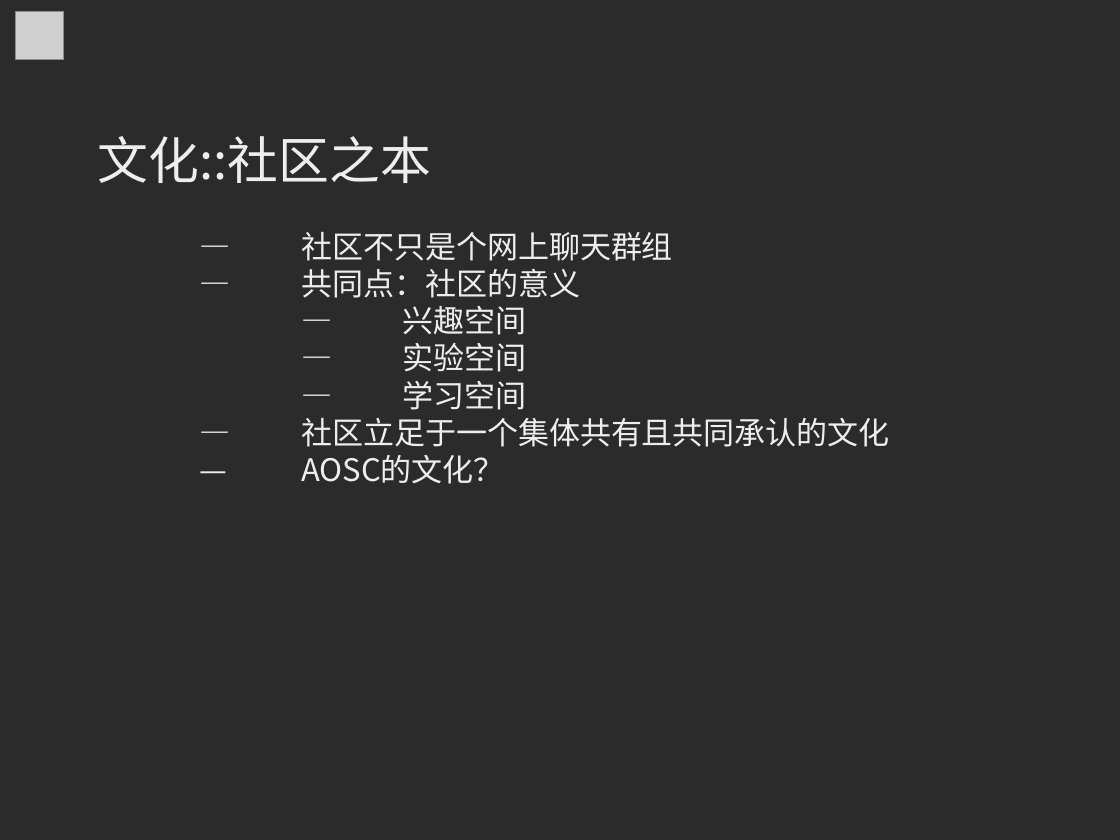
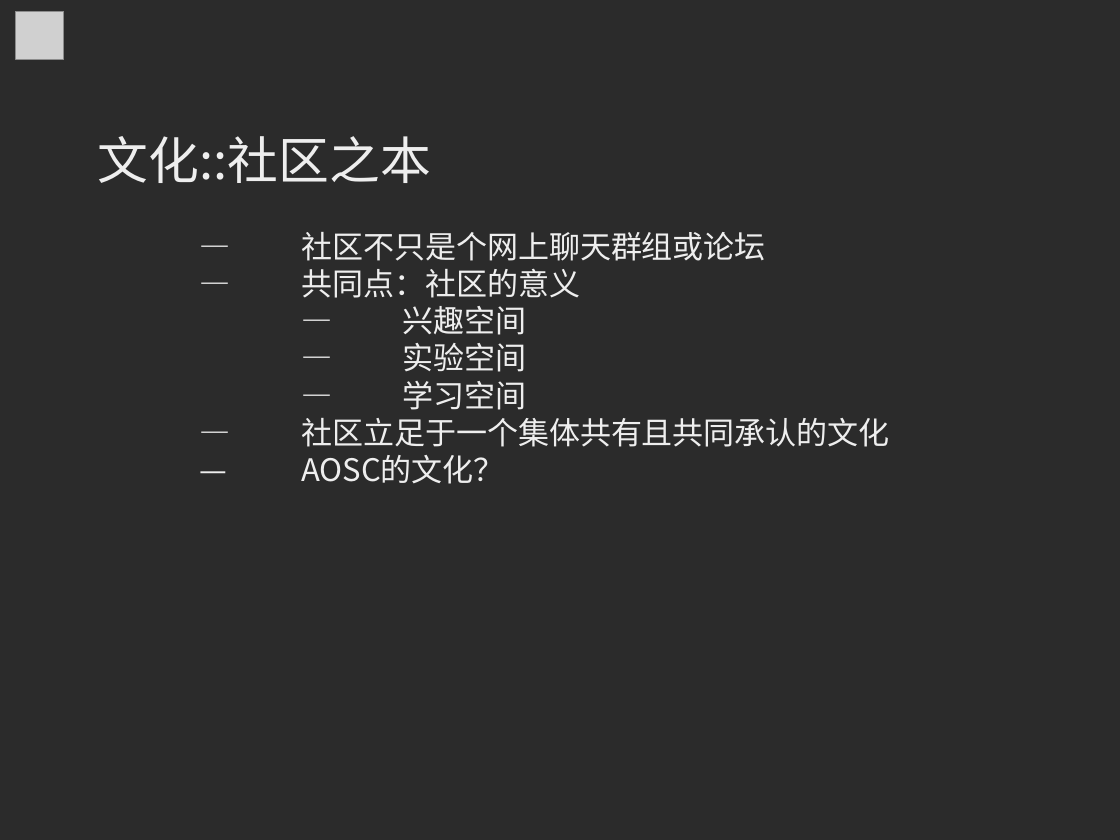
Before and after one commit to MingcongBai/soscon-2018-talk, a slide deck: slide 19 of slide.odp (slide 16 before the commit). Drawn at 1120x840 pixels with LibreOffice and Linux fonts; fonts in the diff are those of the drawing; grey boxes stand for pictures; background and template pictures are left out; a plain dark background stands for a picture behind light text. Boxes give left, top, right and bottom in pixels: in the first picture for what was removed or moved away, otherwise in the second. Text is boxed around its words. In the diff, an @@ line names an element or a change of style, - is before the commit and + after.

```diff
--- a/slide.odp
+++ b/slide.odp
@@ text at bbox=[301, 232, 766, 261]: text changed @@
-— 社区不只是个网上聊天群组
+— 社区不只是个网上聊天群组或论坛
```
Also in this commit, not shown: 2 other slides changed, 4 slides added.
